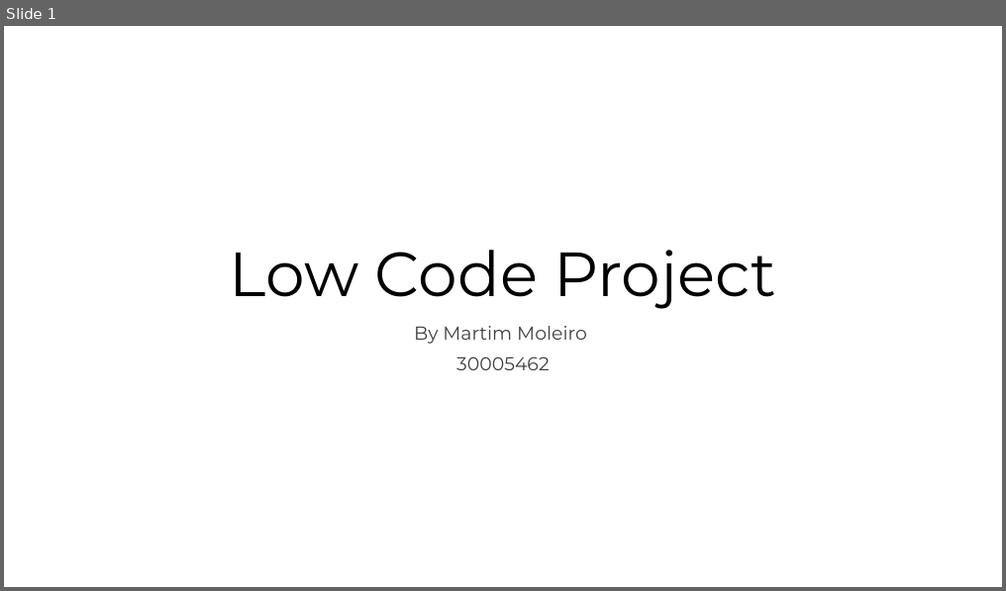
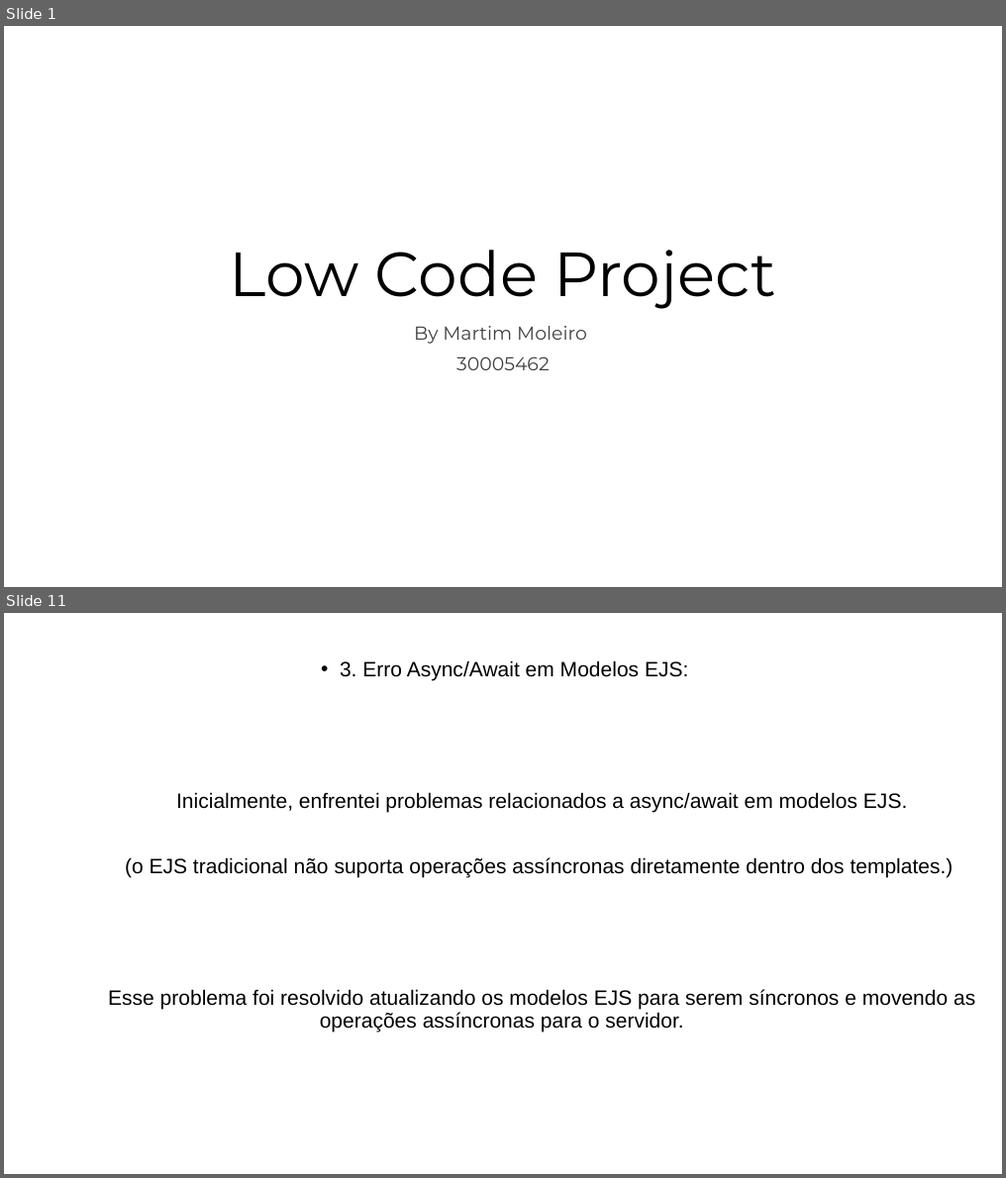
Before and after one commit to offmtm/low-code, a slide deck: Low Code Project.pptx. Shown one above the other, each under a label of ours: slide 1 before the commit, slides 1 and 11 after it; the slides between them are not shown. The pictures are 1006x591 and 1006x1178 pixels, drawn with LibreOffice and Linux fonts; fonts in the diff are those of the drawing. Boxes give left, top, right and bottom in pixels: in the first picture for what was removed or moved away, otherwise in the second. Text is boxed around its words. In the diff, an @@ line names an element or a change of style, - is before the commit and + after.

```diff
--- a/Low Code Project.pptx
+++ b/Low Code Project.pptx
@@ slide 11 added at (4,613,1002,1174), background #FFFFFF @@
@@ text added at (108,661,975,1032), 20 pt, text #000000 @@
+• 3. Erro Async/Await em Modelos EJS:
+Inicialmente, enfrentei problemas relacionados a async/await em modelos EJS.
+(o EJS tradicional não suporta operações assíncronas diretamente dentro dos templates.)
+Esse problema foi resolvido atualizando os modelos EJS para serem síncronos e movendo as operações assíncronas para o servidor.
```
Also in this commit, not shown: 7 slides changed, 8 other slides added, 2 slides removed.
